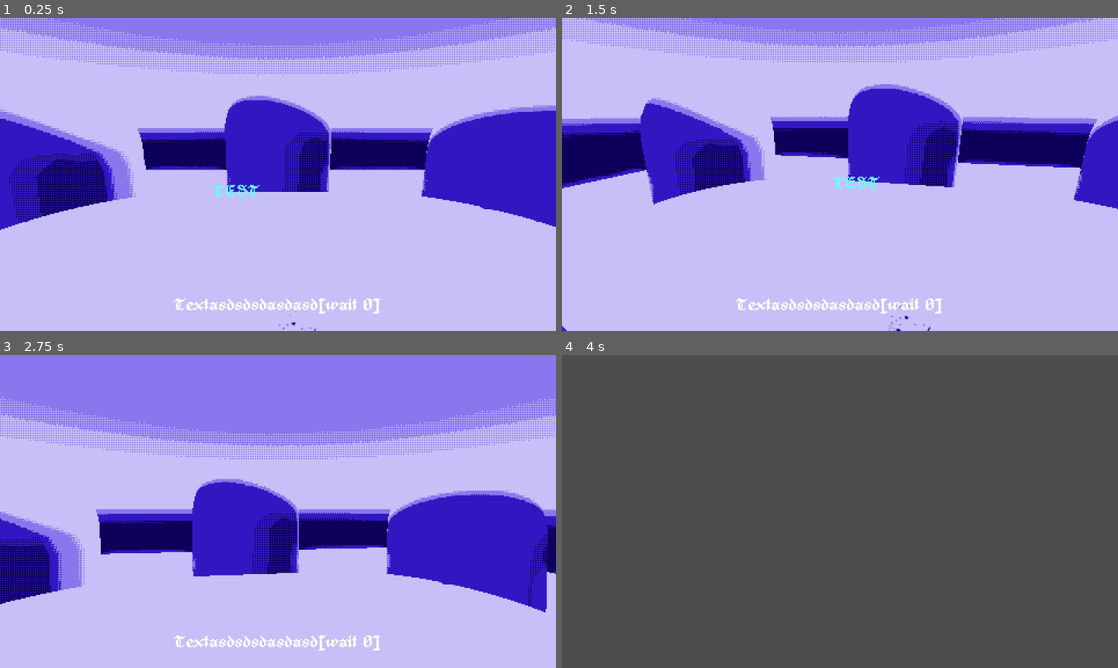
Above: before the commit, frames 1-4 (two rows, left to right).
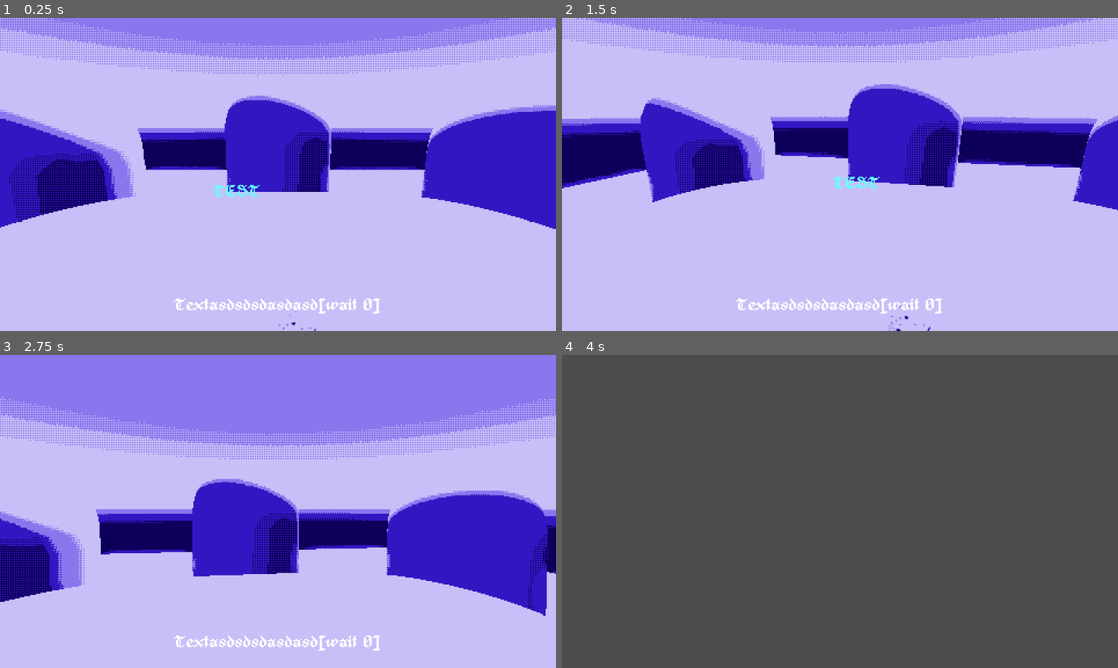
Above: after the commit, the same moments.

Repository: Merrick-McLean/GameOff13
Game: Godot game, scene res://scenes/main.tscn
Same seed, same stepped clock (60 frames per second), same inputs: the game is played once before the commit and once after it. This scene is started directly instead of the project's main scene.
Inputs (mouse positions are in pixels of both pictures, inside the frame that each line leads up to):
- Up to frame 1 (0.25 s): no input
- Up to frame 2 (1.5 s): tap Enter at 0.5 s; move the mouse to (962, 158) at 0.52 s; tap F5 (debug_set_start_scene) at 1.25 s; move the mouse to (728, 190) at 1.27 s
- Up to frame 3 (2.75 s): tap F6 (debug_toggle_start_scene) at 2 s; move the mouse to (333, 442) at 2.02 s
- Up to frame 4 (4 s): tap R (debug_reset_level) at 2.75 s; move the mouse to (812, 574) at 2.77 s; tap F5 (debug_set_start_scene) at 3.5 s; move the mouse to (1006, 558) at 3.52 s

The runs differ from the first frame. In frame 1, 0.3% of the frame differs, in the area x 0-100%, y 54-68%; in frame 2, 0.2%; in frame 3, 0.3%; in frame 4, nothing differs.
Error before the commit: Assertion failed. (res://scenes/ui/subtitles.gd:105)

Commit message:
debug test keys

Diff:
--- a/project/project.godot
+++ b/project/project.godot
@@ -83,3 +83,53 @@
 "events": [Object(InputEventKey,"resource_local_to_scene":false,"resource_name":"","device":-1,"window_id":0,"alt_press …(195 unchanged characters)…
 ]
 }
+test_1={
+"deadzone": 0.5,
+"events": [Object(InputEventKey,"resource_local_to_scene":false,"resource_name":"","device":-1,"window_id":0,"alt_pressed":false,"shift_pressed":false,"ctrl_pressed":false,"meta_pressed":false,"pressed":false,"keycode":0,"physical_keycode":49,"key_label":0,"unicode":49,"location":0,"echo":false,"script":null)
+]
+}
+test_2={
+"deadzone": 0.5,
+"events": [Object(InputEventKey,"resource_local_to_scene":false,"resource_name":"","device":-1,"window_id":0,"alt_pressed":false,"shift_pressed":false,"ctrl_pressed":false,"meta_pressed":false,"pressed":false,"keycode":0,"physical_keycode":50,"key_label":0,"unicode":50,"location":0,"echo":false,"script":null)
+]
+}
+test_3={
+"deadzone": 0.5,
+"events": [Object(InputEventKey,"resource_local_to_scene":false,"resource_name":"","device":-1,"window_id":0,"alt_pressed":false,"shift_pressed":false,"ctrl_pressed":false,"meta_pressed":false,"pressed":false,"keycode":0,"physical_keycode":51,"key_label":0,"unicode":51,"location":0,"echo":false,"script":null)
+]
+}
+test_4={
+"deadzone": 0.5,
+"events": [Object(InputEventKey,"resource_local_to_scene":false,"resource_name":"","device":-1,"window_id":0,"alt_pressed":false,"shift_pressed":false,"ctrl_pressed":false,"meta_pressed":false,"pressed":false,"keycode":0,"physical_keycode":52,"key_label":0,"unicode":52,"location":0,"echo":false,"script":null)
+]
+}
+test_5={
+"deadzone": 0.5,
+"events": [Object(InputEventKey,"resource_local_to_scene":false,"resource_name":"","device":-1,"window_id":0,"alt_pressed":false,"shift_pressed":false,"ctrl_pressed":false,"meta_pressed":false,"pressed":false,"keycode":0,"physical_keycode":53,"key_label":0,"unicode":53,"location":0,"echo":false,"script":null)
+]
+}
+test_6={
+"deadzone": 0.5,
+"events": [Object(InputEventKey,"resource_local_to_scene":false,"resource_name":"","device":-1,"window_id":0,"alt_pressed":false,"shift_pressed":false,"ctrl_pressed":false,"meta_pressed":false,"pressed":false,"keycode":0,"physical_keycode":54,"key_label":0,"unicode":54,"location":0,"echo":false,"script":null)
+]
+}
+test_7={
+"deadzone": 0.5,
+"events": [Object(InputEventKey,"resource_local_to_scene":false,"resource_name":"","device":-1,"window_id":0,"alt_pressed":false,"shift_pressed":false,"ctrl_pressed":false,"meta_pressed":false,"pressed":false,"keycode":0,"physical_keycode":55,"key_label":0,"unicode":55,"location":0,"echo":false,"script":null)
+]
+}
+test_8={
+"deadzone": 0.5,
+"events": [Object(InputEventKey,"resource_local_to_scene":false,"resource_name":"","device":-1,"window_id":0,"alt_pressed":false,"shift_pressed":false,"ctrl_pressed":false,"meta_pressed":false,"pressed":false,"keycode":0,"physical_keycode":56,"key_label":0,"unicode":56,"location":0,"echo":false,"script":null)
+]
+}
+test_9={
+"deadzone": 0.5,
+"events": [Object(InputEventKey,"resource_local_to_scene":false,"resource_name":"","device":-1,"window_id":0,"alt_pressed":false,"shift_pressed":false,"ctrl_pressed":false,"meta_pressed":false,"pressed":false,"keycode":0,"physical_keycode":57,"key_label":0,"unicode":57,"location":0,"echo":false,"script":null)
+]
+}
+test_0={
+"deadzone": 0.5,
+"events": [Object(InputEventKey,"resource_local_to_scene":false,"resource_name":"","device":-1,"window_id":0,"alt_pressed":false,"shift_pressed":false,"ctrl_pressed":false,"meta_pressed":false,"pressed":false,"keycode":0,"physical_keycode":48,"key_label":0,"unicode":48,"location":0,"echo":false,"script":null)
+]
+}
--- a/project/scenes/dialogue_display.gd
+++ b/project/scenes/dialogue_display.gd
@@ -51,8 +51,6 @@
 			var weighted_displacement := (displacement * Vector2(1.2, 2.2)).length()
 			dialogue_options_ui.visible_percentage = clamp(remap(weighted_displacement, 170, 220, 1.0, 0.0), 0.0, 1.0)
 
-	subtitles.talk(delta)
-
 
 func say(new_speaker: Dialogue.Actor, unparsed_line: String) -> void:
 	subtitles.init_new_line(new_speaker, unparsed_line)
--- a/project/scenes/game_room.tscn
+++ b/project/scenes/game_room.tscn
@@ -48,7 +48,7 @@
 material = SubResource("StandardMaterial3D_1qv4o")
 
 [node name="CSGBox3D" type="CSGBox3D" parent="."]
-transform = Transform3D(1, 0, 0, 0, 1, 0, 0, 0, 1, 0.0330603, 0.132052, 0.127819)
+transform = Transform3D(1, 0, 0, 0, 1, 0, 0, 0, 1, 0, 0.132, 0.128)
 size = Vector3(1.12222, 1, 1.4)
 
 [node name="MeshInstance3D" type="MeshInstance3D" parent="CSGBox3D"]
--- a/project/singletons/debug.gd
+++ b/project/singletons/debug.gd
@@ -64,3 +64,15 @@
 			SceneManager.goto_current_scene()
 
 	super._process(delta)
+
+
+func is_just_pressed(control_name: StringName) -> bool:
+	return is_enabled and Input.is_action_just_pressed(control_name)
+
+
+func is_pressed(control_name: StringName) -> bool:
+	return is_enabled and Input.is_action_pressed(control_name)
+
+
+func is_just_released(control_name: StringName) -> bool:
+	return is_enabled and Input.is_action_just_released(control_name)
--- a/project/singletons/dialogue.gd
+++ b/project/singletons/dialogue.gd
@@ -11,7 +11,6 @@
 	PIRATE_RIGHT,
 	COUNT,
 }
-
 
 
 
